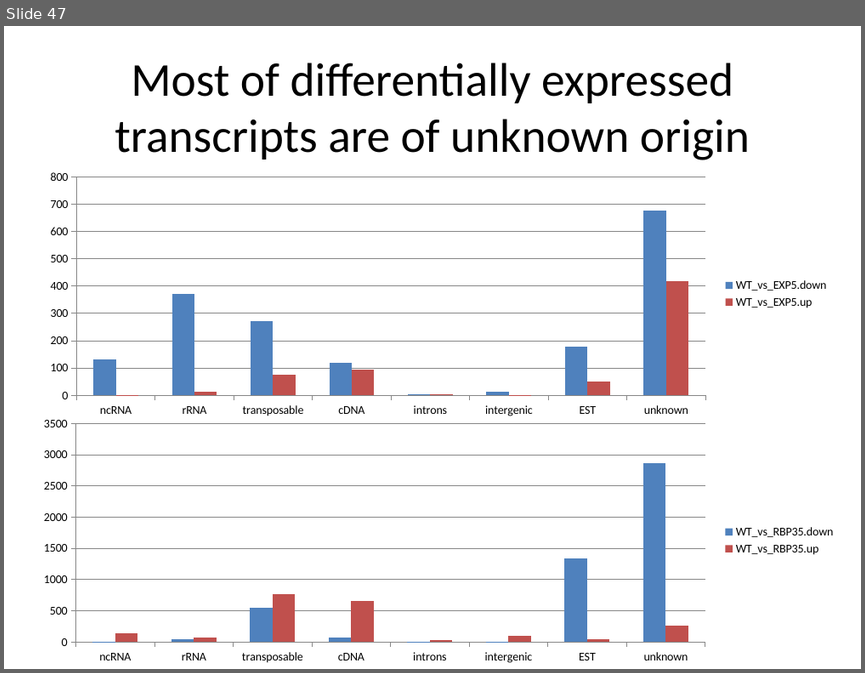
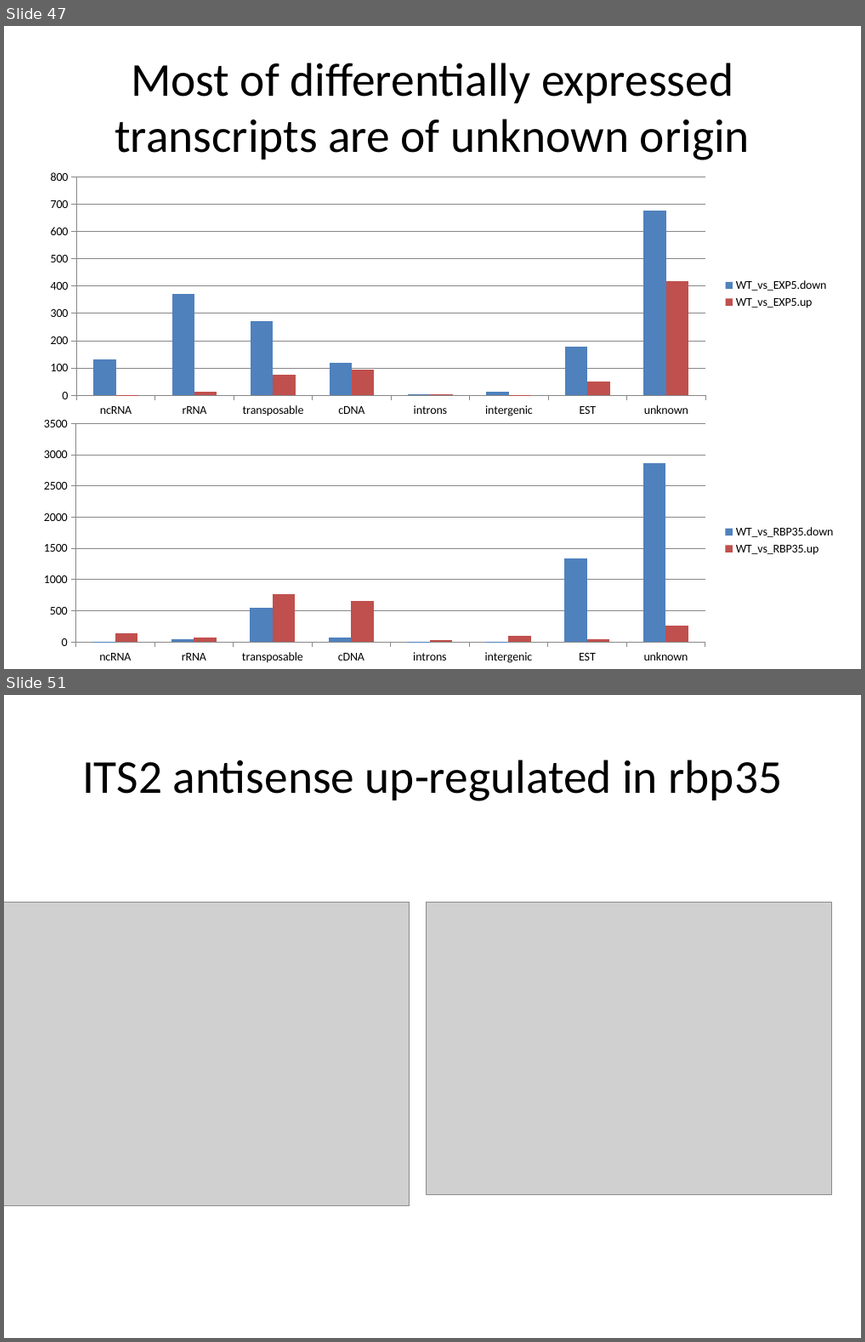
Before and after one commit to wilkinsonlab/m-oryzae-polya, a slide deck: doc/small/small_presentation.pptx. Shown one above the other, each under a label of ours: slide 47 before the commit, slides 47 and 51 after it; the slides between them are not shown. The pictures are 865x673 and 865x1342 pixels, drawn with LibreOffice and Linux fonts; fonts in the diff are those of the drawing; grey boxes stand for pictures. Boxes give left, top, right and bottom in pixels: in the first picture for what was removed or moved away, otherwise in the second. Text is boxed around its words. In the diff, an @@ line names an element or a change of style, - is before the commit and + after.

```diff
--- a/doc/small/small_presentation.pptx
+++ b/doc/small/small_presentation.pptx
@@ slide 51 added at bbox=[4, 695, 861, 1338], background #FFFFFF @@
@@ title added at bbox=[82, 760, 783, 801], 39.6 pt, text #000000 @@
+ITS2 antisense up-regulated in rbp35
@@ picture added at bbox=[4, 902, 409, 1205] @@
@@ picture added at bbox=[426, 902, 831, 1195] @@
```
Also in this commit, not shown: 9 other slides added, 3 other files.
